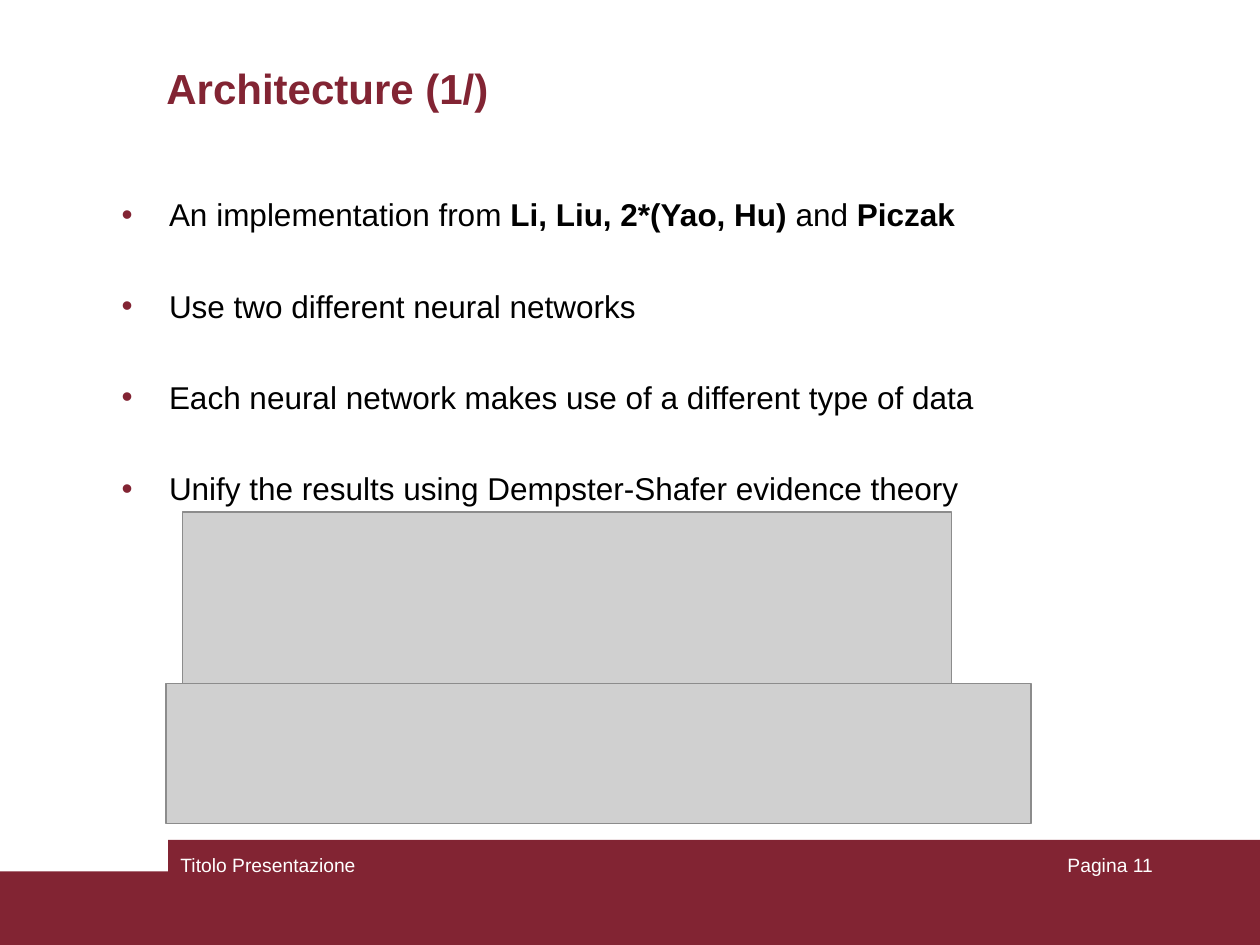
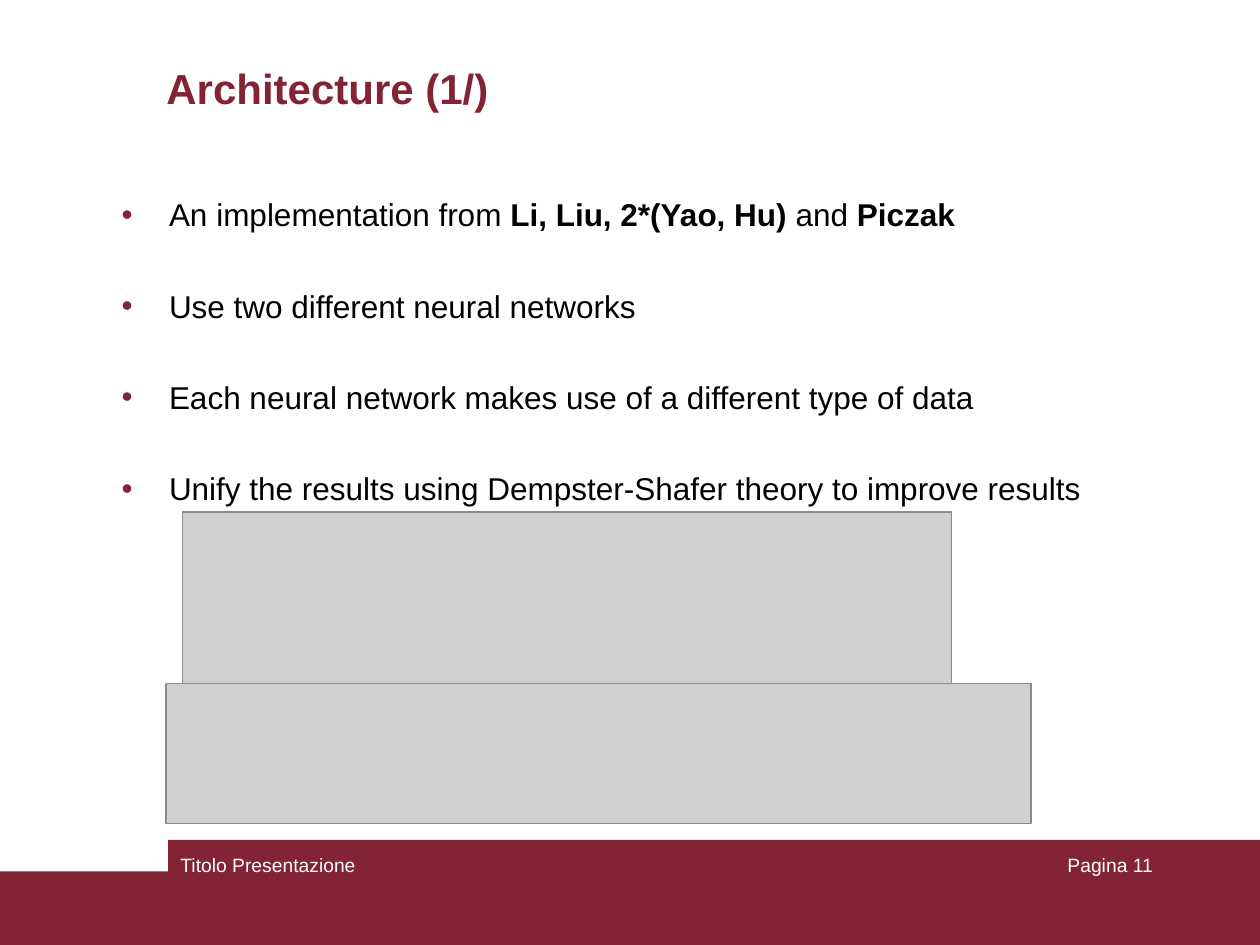
Before and after one commit to AndMastro/WreckingNet, a slide deck: slide 11 of docs/presentations/Presentation.ppt. Drawn at 1260x945 pixels with LibreOffice and Linux fonts; fonts in the diff are those of the drawing; grey boxes stand for pictures. Boxes give left, top, right and bottom in pixels: in the first picture for what was removed or moved away, otherwise in the second. Text is boxed around its words. In the diff, an @@ line names an element or a change of style, - is before the commit and + after.

```diff
--- a/docs/presentations/Presentation.ppt
+++ b/docs/presentations/Presentation.ppt
@@ text at box(169, 477, 1081, 506): text changed @@
-• Unify the results using Dempster-Shafer evidence theory
+• Unify the results using Dempster-Shafer theory to improve results
```
Also in this commit, not shown: 1 slide added, 1 other file.
